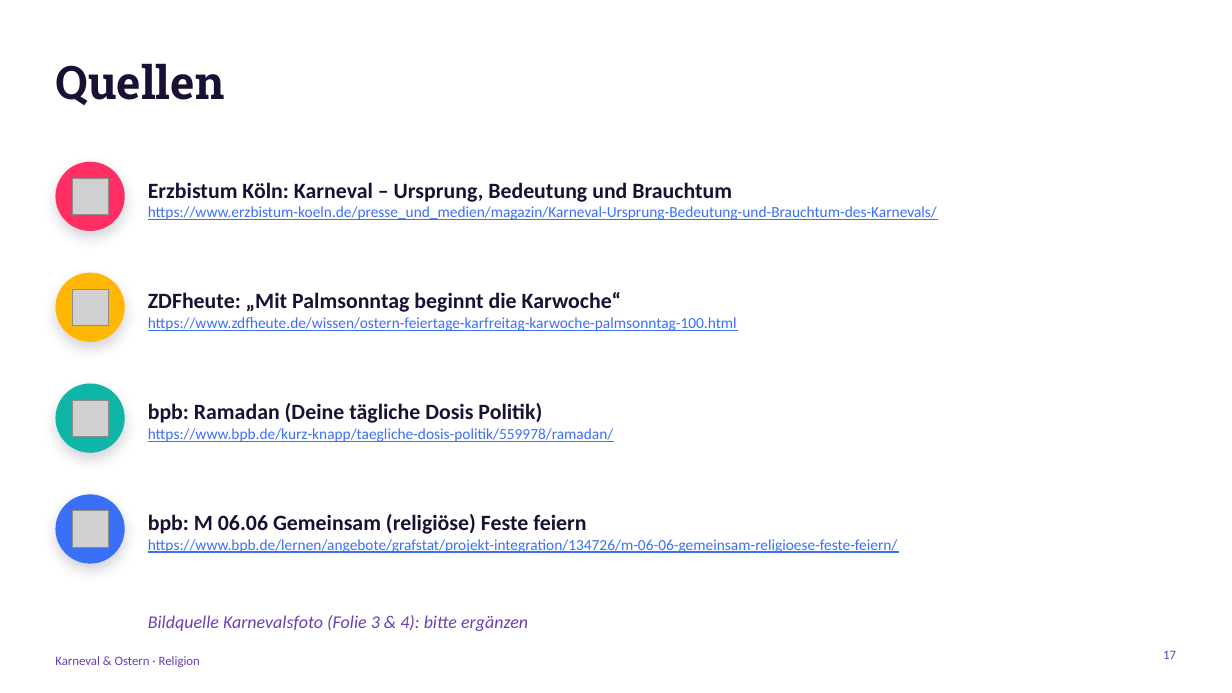
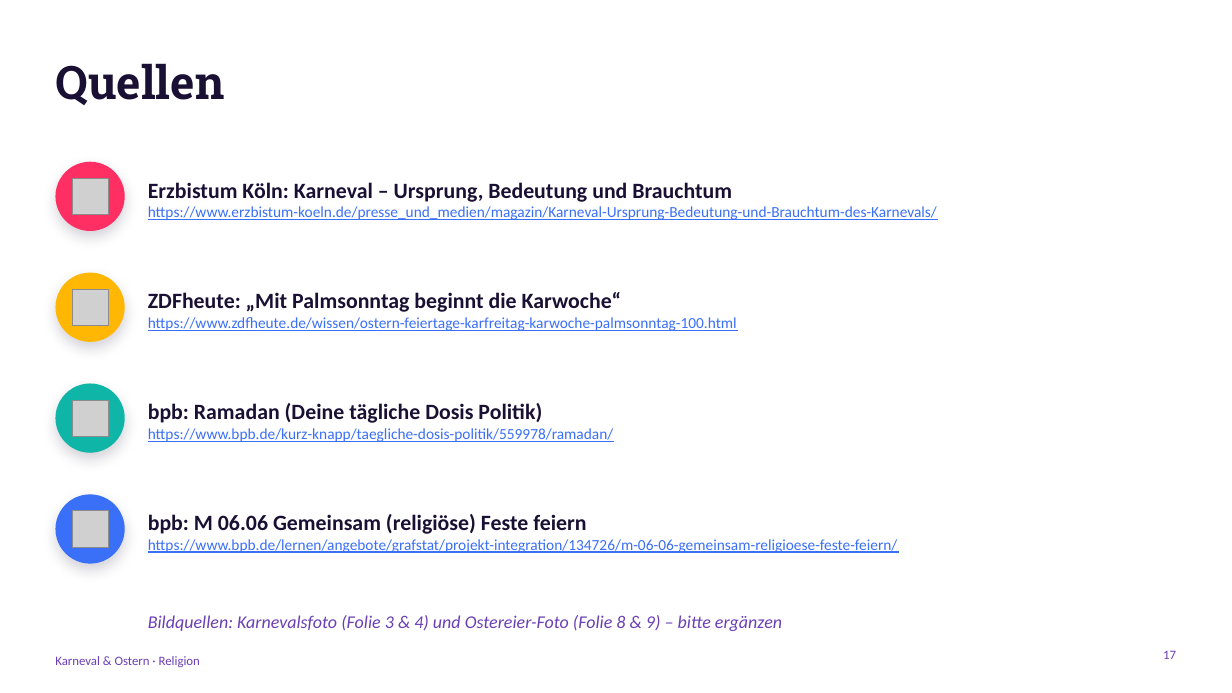
Before and after one commit to Flxrian/Erinnerung, a slide deck: slide 17 of Karneval_und_Ostern.pptx. Drawn at 1232x693 pixels with LibreOffice and Linux fonts; fonts in the diff are those of the drawing; grey boxes stand for pictures; background and template pictures are left out. Boxes give left, top, right and bottom in pixels: in the first picture for what was removed or moved away, otherwise in the second. Text is boxed around its words. In the diff, an @@ line names an element or a change of style, - is before the commit and + after.

```diff
--- a/Karneval_und_Ostern.pptx
+++ b/Karneval_und_Ostern.pptx
@@ text at <box>148,615,782,631</box>: text changed @@
-Bildquelle Karnevalsfoto (Folie 3 & 4): bitte ergänzen
+Bildquellen: Karnevalsfoto (Folie 3 & 4) und Ostereier-Foto (Folie 8 & 9) – bitte ergänzen
```
Also in this commit, not shown: 1 other slide changed.
